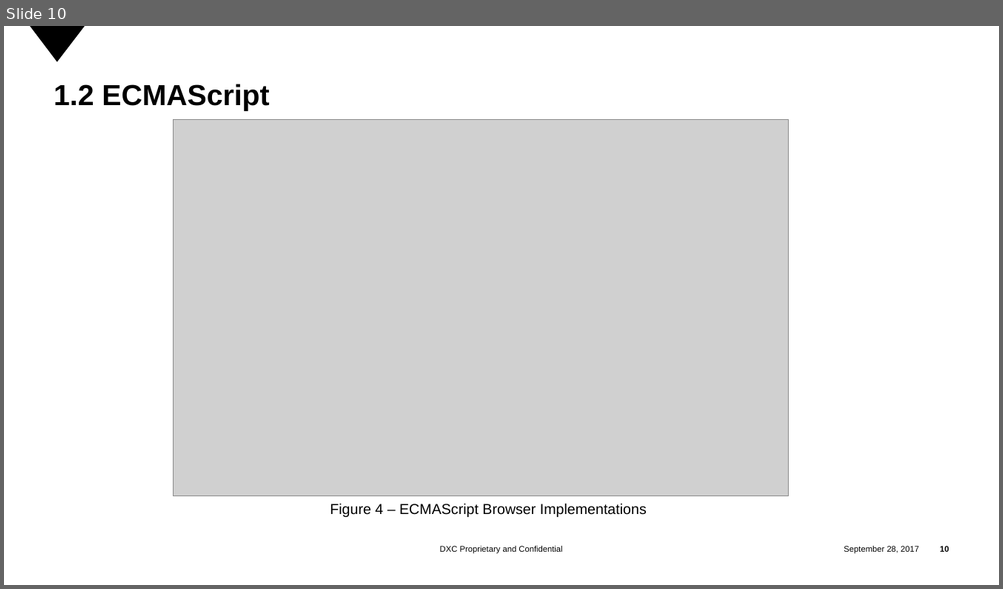
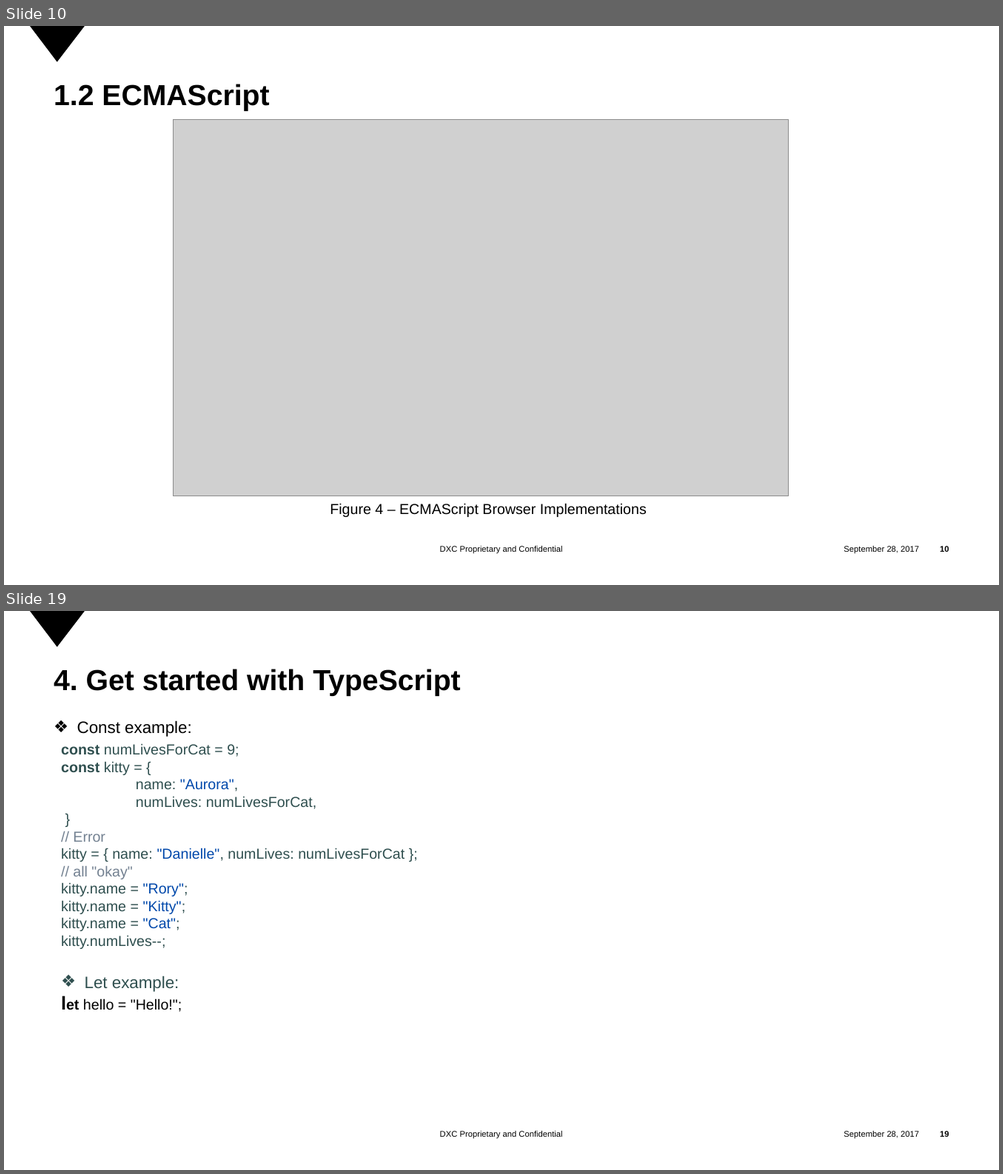
Before and after one commit to tranminhtrong/initial_bat_files, a slide deck: Introduction TypeScript.pptx. Shown one above the other, each under a label of ours: slide 10 before the commit, slides 10 and 19 after it; the slides between them are not shown. The pictures are 1003x589 and 1003x1174 pixels, drawn with LibreOffice and Linux fonts; fonts in the diff are those of the drawing; grey boxes stand for pictures; background and template pictures are left out. Boxes give left, top, right and bottom in pixels: in the first picture for what was removed or moved away, otherwise in the second. Text is boxed around its words. In the diff, an @@ line names an element or a change of style, - is before the commit and + after.

```diff
--- a/Introduction TypeScript.pptx
+++ b/Introduction TypeScript.pptx
@@ slide 19 added at (x1=4, y1=611, x2=999, y2=1170), background #FFFFFF; not listed: 4 template elements that a slide beside it also shows @@
@@ title added at (x1=54, y1=669, x2=460, y2=696), 28 pt, text #000000, bold @@
+4. Get started with TypeScript
@@ text added at (x1=77, y1=721, x2=192, y2=737), 16 pt, text #000000 @@
+❖ Const example:
@@ text added at (x1=61, y1=743, x2=404, y2=1012), 14 pt, text #2F4F4F @@
+const numLivesForCat = 9;
+const kitty = {
+name: "Aurora",
+numLives: numLivesForCat,
+}
+// Error
+kitty = { name: "Danielle", numLives: numLivesForCat };
+// all "okay"
+kitty.name = "Rory";
+kitty.name = "Kitty";
+kitty.name = "Cat";
+kitty.numLives--;
+❖ Let example:
+let hello = "Hello!";
```
Also in this commit, not shown: 1 slide changed, 22 other slides added, 1 slide removed, 1 other file.
